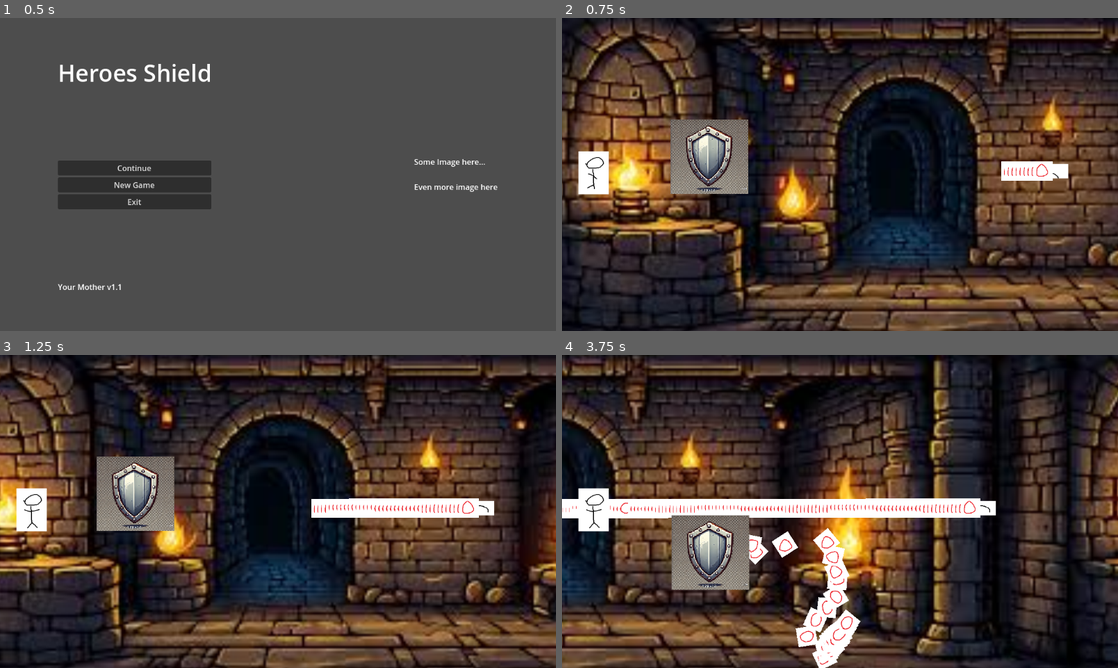
Above: before the commit, frames 1-4 (two rows, left to right).
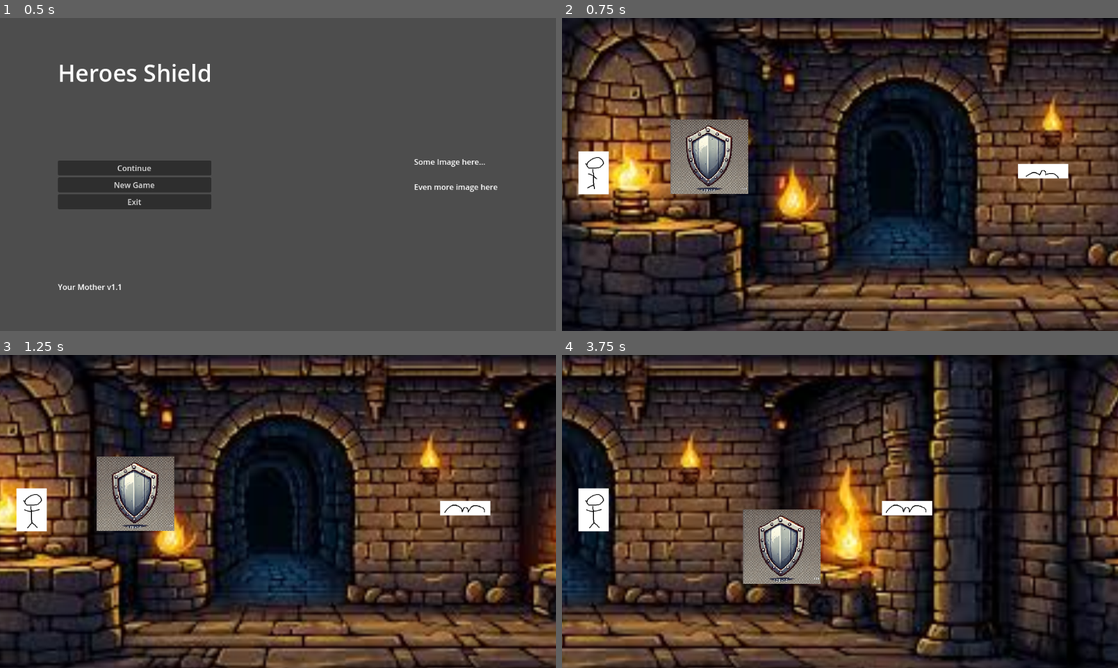
Above: after the commit, the same moments.

Repository: Cookie-Tin-Studios/Heroes-Shield
Game: Godot game, scene res://scenes/menu/main_menu.tscn
The game is run twice, just before and just after one commit, with the same random seed, the same clock (stepped at 60 frames per second) and the same inputs.
Inputs:
- Up to frame 1 (0.5 s): no input
- Up to frame 2 (0.75 s): click "New Game" at 0.5 s
- Up to frame 3 (1.25 s): no input
- Up to frame 4 (3.75 s): hold Right (ui_right) 1.28-2.03 s; hold Down (ui_down) 2.03-2.78 s; hold Right (ui_right) 2.78-3.53 s; hold Up (ui_up) from 3.53 s (still down)

Frame 1 is identical in both runs. In frame 2, 0.4% of the frame differs, in the area x 79-89%, y 45-52%; in frame 3, 1.7%; in frame 4, 12%, in the area x 0-79%, y 45-100%.
Error after the commit: Invalid access to property or key 'timeout' on a base object of type 'null instance'. (res://scripts/mobs/mob_bat.gd:40)

Commit message:
saving my snackage

Diff:
--- a/project.godot
+++ b/project.godot
@@ -14,6 +14,10 @@
 run/main_scene="res://scenes/menu/main_menu.tscn"
 config/features=PackedStringArray("4.3", "GL Compatibility")
 config/icon="res://icon.svg"
+
+[autoload]
+
+Tick="*res://scripts/tick.gd"
 
 [display]
 
--- a/scripts/mobs/mob_bat.gd
+++ b/scripts/mobs/mob_bat.gd
@@ -1,35 +1,26 @@
 extends RigidBody2D
 
-
+@onready var global_tick = get_node("/root/Tick")
 @export var projectile_scene: PackedScene
 @export var shooting_speed: float = 1000.0
 @export var target: CharacterBody2D
 
 func shoot_projectile() -> void:
+	# If there is no target, don't shoot anything.
 	if not target:
-		return  # No target assigned
+		return
+	# If there is a target, proceed with the rest of the function.
 
-	# 1. Instantiate the projectile
+	# Take the Projectile scene and bring it into
 	var projectile = projectile_scene.instantiate()
 
-	# 2. Position the projectile at the shooter's position (or a "muzzle" offset)
-	#    If you have a specific node like a "Muzzle" Node2D, use muzzle.global_position instead.
+	# Give the projectile the inital
 	projectile.global_position = global_position
 
 	# 3. Calculate the direction toward the target
 	var direction = (target.global_position - global_position).normalized()
 
 	# 4. Assign velocity or force depending on projectile type
-
-	## If the projectile is an Area2D (moved by code):
-	#if projectile is Area2D:
-		## We'll store or set a velocity variable and move it in the projectile's _physics_process.
-		## e.g., projectile.velocity = direction * shooting_speed
-		## This depends on how you code the projectile scene.
-#
-		## Alternatively, you can add a script to the projectile for immediate impulse:
-		#if projectile.has_method("init_projectile"):
-			#projectile.init_projectile(direction * shooting_speed)
 
 	# If the projectile is a RigidBody2D:
 	if projectile is RigidBody2D:
@@ -40,11 +31,13 @@
 
 
 
-
+func _on_tick():
+	shoot_projectile()
 
 
 # Called when the node enters the scene tree for the first time.
 func _ready() -> void:
+	global_tick.timeout.connect(_on_tick)
 	pass # Replace with function body.
 
 
@@ -52,8 +45,7 @@
 func _process(delta: float) -> void:
 	# Example: shoot a projectile every second
 	# (simple logic, you could use a Timer node, or more advanced AI conditions)
-	shoot_projectile()
-	#pass
+	pass
 
 @export var movement_speed: float = -100.0
 
Not shown: 1 places in scenes/main.tscn that only renumber resources
